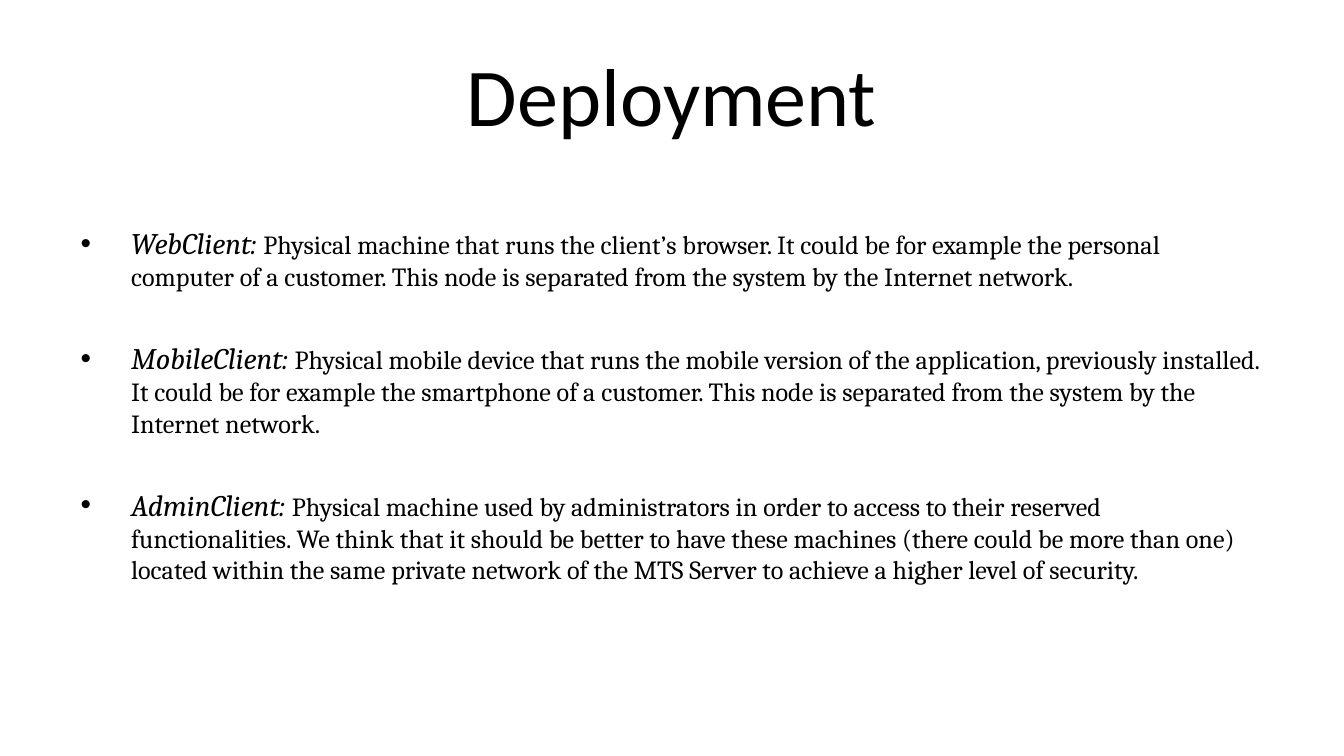
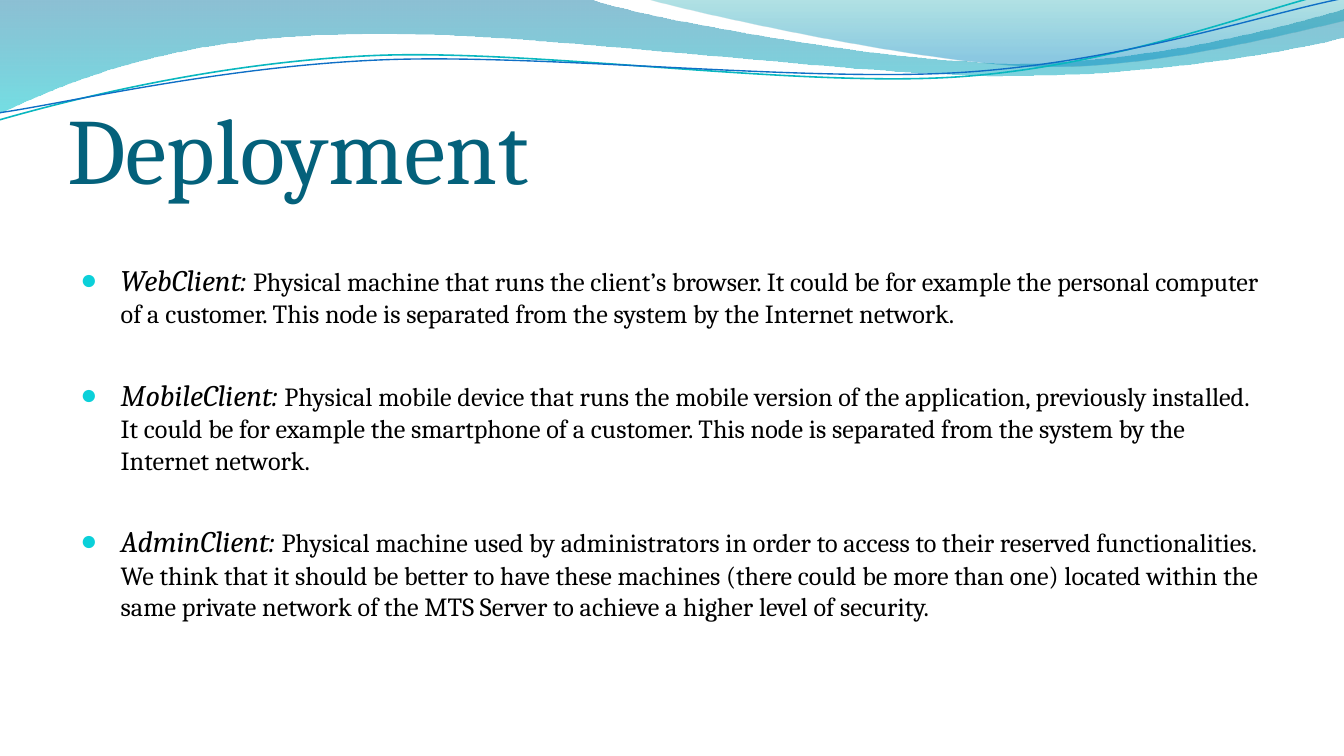
Before and after one commit to MarcoRomani/myTaxyService-SE2-PozziRomani, a slide deck: slide 5 of OtherStuff/DD all files/Components&Deployment.pptx. Drawn at 1344x756 pixels with LibreOffice and Linux fonts; fonts in the diff are those of the drawing; background and template pictures are left out. Boxes give left, top, right and bottom in pixels: in the first picture for what was removed or moved away, otherwise in the second. Text is boxed around its words. In the diff, an @@ line names an element or a change of style, - is before the commit and + after.

```diff
--- a/OtherStuff/DD all files/Components&Deployment.pptx
+++ b/OtherStuff/DD all files/Components&Deployment.pptx
@@ freeform shape added at [0,0,1344,113], fill gradient #0074A1 to #00C6CF @@
@@ freeform shape added at [0,0,1344,126], outline #0AB8BF 0.85 pt @@
@@ freeform shape added at [0,0,1344,120], outline #0F6FC6 0.75 pt @@
@@ freeform shape added at [644,0,1344,69], fill gradient #00A1A9 to #008BBF @@
@@ title "Deployment": place and size @@
-title "Deployment" at [467,69,876,140]
+title "Deployment" at [67,99,528,204]
@@ title "Deployment" at [67,99,528,204]: size 44 to 50 pt, font Calibri to Cambria, text colour #000000 to #04617B; alignment centre to left; vertical alignment middle to bottom @@
@@ text "WebClient: Physical machine that runs ...": place and size @@
-text "WebClient: Physical machine that runs ..." at [131,233,1260,585]
+text "WebClient: Physical machine that runs ..." at [121,270,1258,622]
@@ text "WebClient: Physical machine that runs ..." at [121,270,1258,622]: bullet • to ● @@
```
Also in this commit, not shown: 6 other slides changed, 1 other file.
